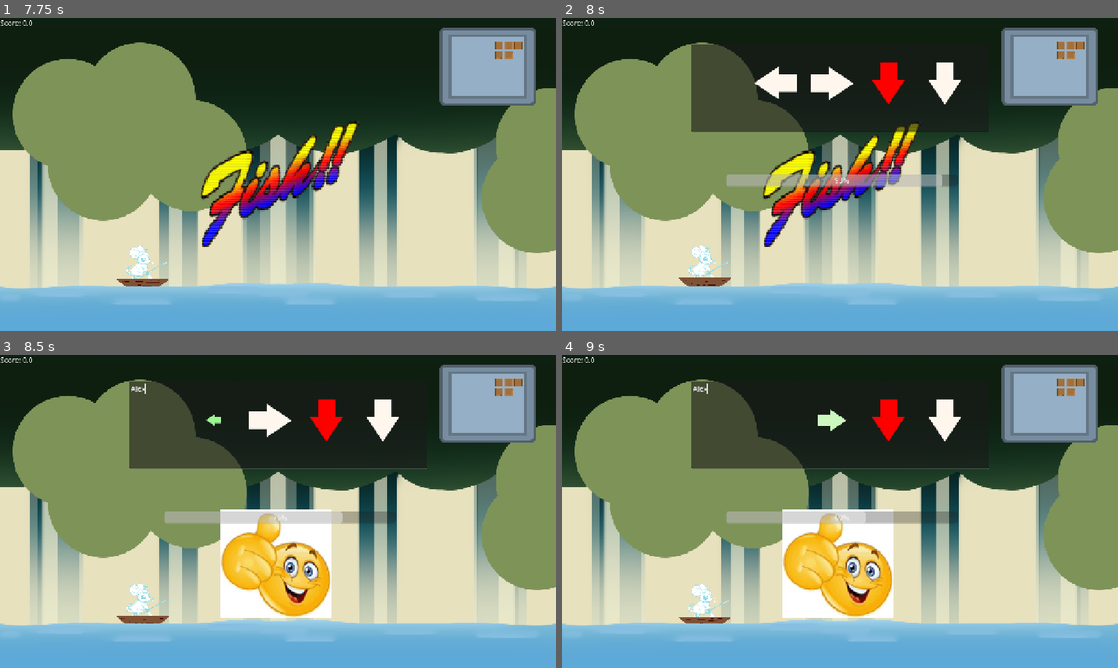
Above: before the commit, frames 1-4 (two rows, left to right).
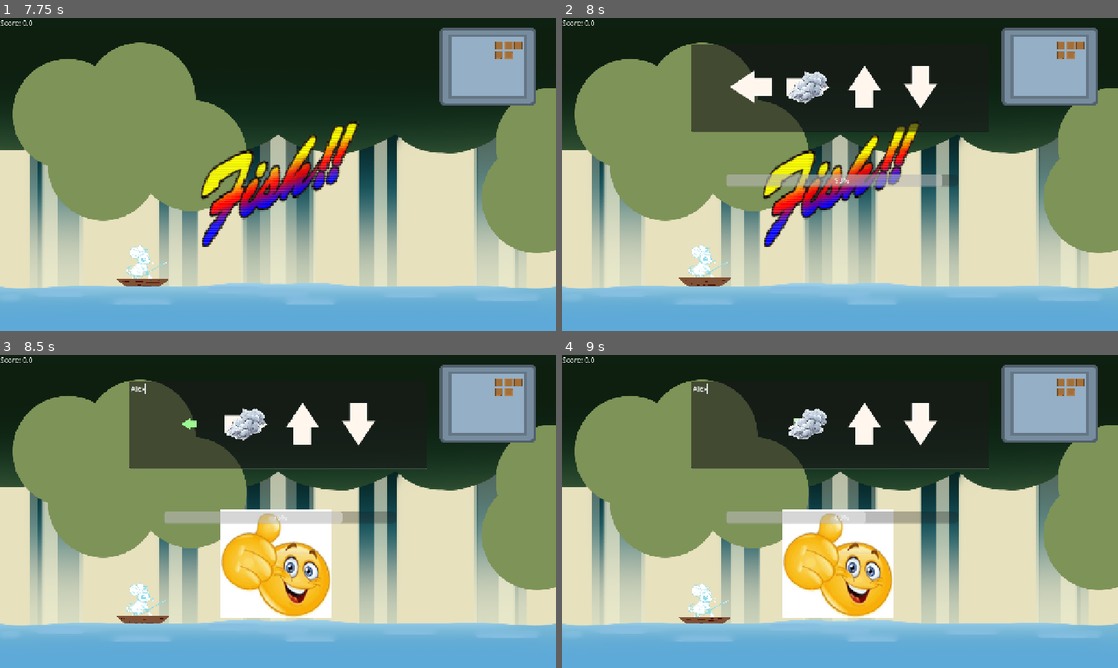
Above: after the commit, the same moments.

Repository: Meoah/Team-Awesome
Game: Godot game, scene res://scenes/game/main_menu.tscn
The game is run twice, just before and just after one commit, with the same random seed, the same clock (stepped at 60 frames per second) and the same inputs.
Inputs (mouse positions are in pixels of both pictures, inside the frame that each line leads up to):
- Up to frame 1 (7.75 s): click "Start Game" at 0.5 s; tap Enter (ui_accept) at 1.25, 1.52, 2.27, 3.77, 4.25, 4.52, 5.27, 6.77, 7.52 s; hold Right (Right) 1.28-2.03 s; hold Down (Down) 2.03-2.78 s; hold Right (Right) 2.78-3.53 s; hold Up (Up) 3.53-4.28 s; hold Left (Left) 4.28-5.78 s; hold Down (Down) 5.78-6.53 s; hold Right (Right) 6.53-7.28 s; hold Up (Up) from 7.28 s (still down)
- Up to frame 2 (8 s): keep holding Up (Up)
- Up to frame 3 (8.5 s): release Up (Up) at 8 s; click (278, 423) at 8.02 s; type "Alex" at 8.1 s
- Up to frame 4 (9 s): hold Right (Right) from 8.78 s (still down)

Frame 1 is identical in both runs. In frame 2, 3.0% of the frame differs, in the area x 30-72%, y 14-30%; in frame 3, 2.6%; in frame 4, 2.2%.

Commit message:
Finished up Three Variants

Diff:
--- a/scenes/ui/arrows.tscn
+++ b/scenes/ui/arrows.tscn
@@ -16,6 +16,7 @@
 [ext_resource type="Texture2D" uid="uid://bmyqxt2tdjuib" path="res://assets/textures/ui/Arrows/2.tres" id="12_mx6gi"]
 [ext_resource type="Texture2D" uid="uid://blvkbqny5n6wn" path="res://assets/textures/ui/Arrows/3.tres" id="13_8ksox"]
 [ext_resource type="Script" uid="uid://chymghsucyl7j" path="res://scenes/ui/arrow_sprite.gd" id="16_mx6gi"]
+[ext_resource type="Texture2D" uid="uid://ca30ev300gndn" path="res://assets/textures/ui/Arrows/effects/smoke.png" id="17_8ksox"]
 
 [sub_resource type="Resource" id="Resource_y6h51"]
 script = ExtResource("2_sopvo")
@@ -74,7 +75,7 @@
 progress_bar = NodePath("ProgressBar")
 success = ExtResource("8_20txf")
 failure = ExtResource("9_rvcsd")
-variants = Array[String](["Evil"])
+variants = Array[String](["Evil", "Gold", "Obscured", "None"])
 arrow_direction = Dictionary[String, Texture2D]({
 "Down": ExtResource("12_mx6gi"),
 "Left": ExtResource("10_qdfjh"),
@@ -105,15 +106,54 @@
 [node name="Timer" type="Timer" parent="."]
 one_shot = true
 
-[node name="ArrowSprite" type="Sprite2D" parent="."]
-position = Vector2(235, -198)
-texture = ExtResource("11_ybko8")
-script = ExtResource("16_mx6gi")
-
 [node name="ArrowOrigin" type="Marker2D" parent="."]
-position = Vector2(362, 150)
+position = Vector2(306, 159)
 
 [node name="ArrowLoader" type="Marker2D" parent="."]
 gizmo_extents = 19.2
 
+[node name="ArrowSprite" type="Sprite2D" parent="."]
+unique_name_in_owner = true
+position = Vector2(263, -88)
+texture = ExtResource("11_ybko8")
+script = ExtResource("16_mx6gi")
+
+[node name="Smoke" type="Sprite2D" parent="."]
+top_level = true
+light_mask = 512
+visibility_layer = 512
+z_index = 2
+z_as_relative = false
+position = Vector2(90.00001, -202.00002)
+scale = Vector2(0.29940444, 0.29940444)
+texture = ExtResource("17_8ksox")
+
+[node name="Control" type="Control" parent="."]
+visible = false
+layout_mode = 3
+anchors_preset = 15
+anchor_right = 1.0
+anchor_bottom = 1.0
+grow_horizontal = 2
+grow_vertical = 2
+
+[node name="HBoxContainer" type="HBoxContainer" parent="Control"]
+visible = false
+layout_mode = 1
+anchors_preset = 5
+anchor_left = 0.5
+anchor_right = 0.5
+offset_left = -20.0
+offset_top = 154.0
+offset_right = 20.0
+offset_bottom = 194.0
+grow_horizontal = 2
+theme_override_constants/separation = 200
+alignment = 1
+
+[node name="TextureRect" type="TextureRect" parent="Control/HBoxContainer"]
+visible = false
+layout_mode = 2
+texture = ExtResource("11_ybko8")
+
 [connection signal="timeout" from="Timer" to="." method="_on_timer_timeout"]
--- a/scripts/ui/arrows.gd
+++ b/scripts/ui/arrows.gd
@@ -19,18 +19,19 @@
 var progress : float
 var caught = 0 #Holds ammount of fish caught
 var sprite_array : Array[ArrowSprite] #Accessing the ArrowSprite Class
-
+var current_value = 0
 
 var variant #Sets up current fish variant
 var chosen_variant : String #Holds the current variant
 var varied_gold : bool = false #Gold Variant
 var varied_evil : bool = false #Evil Variant
-
+var varied_obscured : bool = false #Obscured Variant
 #Protoype for making variants. If fish is variant, makes arrows gold and fails on incorrect input
 func choose_variant():
 	chosen_variant = variants.pick_random()
-
+	apply_variant()
 var random_index : int
+
 
 #Applies Variant
 func apply_variant():
@@ -40,24 +41,25 @@
 		varied_evil = true
 		random_index = randi_range(0, input_array.size()-1)
 		print(random_index)
+	elif  chosen_variant == "Obscured":
+		varied_obscured = true
+
 
 
 
 #On Ready
 func start_minigame():
-
 	choose_variant()
 	$Reaction.texture = null #Clears out the Image loaded
 	current_fish = potential_fish.pick_random() # Picks a random fish
 	current_fish.intialize() # Prepares the array of correct inputs
+	current_value = current_fish.value
 	correct_inputs = current_fish.current_inputs # Loads the array of correct Inputs
 	input_array = current_fish.current_inputs
-	apply_variant()
 	display_text = correct_inputs.duplicate(true)
 	print(current_fish.name) #Debug
 	cleared = false
 	timer.start(current_fish.time)
-	#text_render()
 	timer.set_paused(false)
 	progress_bar.max_value = current_fish.time
 	input_index = 0
@@ -66,6 +68,7 @@
 func end_minigame():
 	varied_evil = false
 	varied_gold = false
+	varied_obscured = false
 	current_fish = null
 
 
@@ -175,11 +178,18 @@
 		input_index = 0
 		print(current_fish.name)
 		if varied_gold: #If fish is gold double its value, Current bug where double value persist
-			current_fish.value *= 2
-		input_string.set_text(current_fish.name + "\n Weight: " + str(current_fish.weight) + "\n Value: " + str(current_fish.value))
+			current_value = current_fish.value * 2
+		elif varied_evil:
+			current_value = current_fish.value * 1.5
+		elif varied_obscured:
+			current_value = current_fish.value * 1.75
+		input_string.set_text(current_fish.name + "\n Weight: " + str(current_fish.weight) + "\n Value: " + str(current_value))
 		player_data.add_score(current_fish.value)
 		await get_tree().create_timer(3).timeout
 		get_tree().reload_current_scene()
+
+func smoke_anim():
+	var tween = get_tree().create_tween()
 
 
 
@@ -193,6 +203,7 @@
 	if varied_evil:
 		evilize()
 		spawn_string = evil_array.duplicate()
+	# For loop that spawns arrows
 	for i in spawn_string:
 		if varied_gold:
 			$ArrowSprite.modulate = Color.GOLD
@@ -208,4 +219,7 @@
 	if varied_evil:
 		var evil : ArrowSprite = sprite_array[random_index]
 		evil.evilize()
+	elif varied_obscured:
+		random_index = randi_range(0, input_array.size()-1)
+		$Smoke.position = sprite_array[random_index].position
 	$ArrowLoader.position = Vector2($ArrowOrigin.position.x - measurement, $ArrowOrigin.position.y)
Binary file added: assets/textures/ui/Arrows/effects/smoke.png
Not shown: 1 places in scenes/ui/arrows.tscn that only renumber resources
